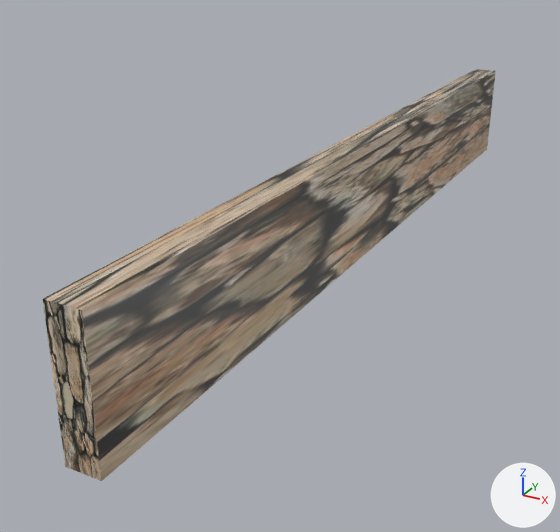
Before and after pictures for a commit that changed the Blender file COMP253_Fall_2019/Blender/Final Project/FinalProject.blend.
Before and after are seen from a 50 mm lens placed at (10.1, -24.7, 10.6), pointed at (-2.1, -2.5, -0.5). Arrows for +X, +Y and +Z are at lower right; the lights stay in place.
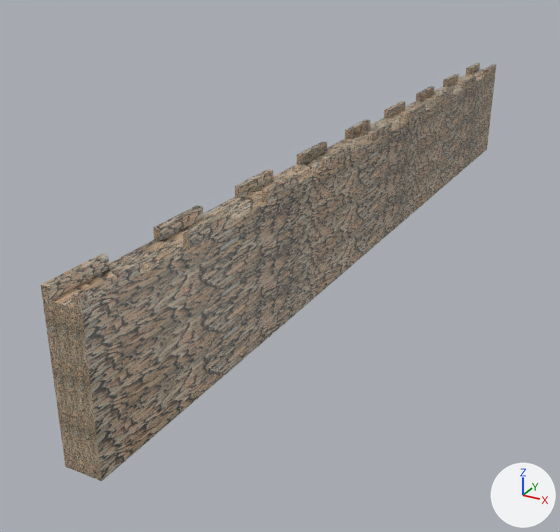
What differs and where, as boxes (x1, y1, x2, y2) in the pictures (560 x 532 px):
```json
{"object": "Cube", "change": "reshaped", "before": [43, 69, 496, 481], "after": [41, 63, 496, 481]}
{"part": 1, "of": "me_cube", "change": "added", "after": [41, 63, 496, 481]}
```

The change, as JSON lines over the scene's bpy script:
```json
{"block": "me_cube", "where": "# used by ob_cube; location = (0.0, 0.0, 2.0); scale = (0.5, 15.0, 2.0)"}
{"op": "remove", "block": "me_cube", "code": "me_cube.from_pydata(...)  # 8 vertices, 6 faces; spans x -1.0..1.0, y -1.0..1.0, z -1.0..1.0"}
{"op": "add", "block": "me_cube", "code": "me_cube.from_pydata(...)  # 472 vertices, 438 faces; spans x -1.0..1.0, y -1.0..1.0, z -1.0..1.15"}
{"block": "me_cube", "change": "me_cube part 1: 464 vertices added at x -1.0..1.0, y -1.0..1.0, z 1.0..1.15"}
```
